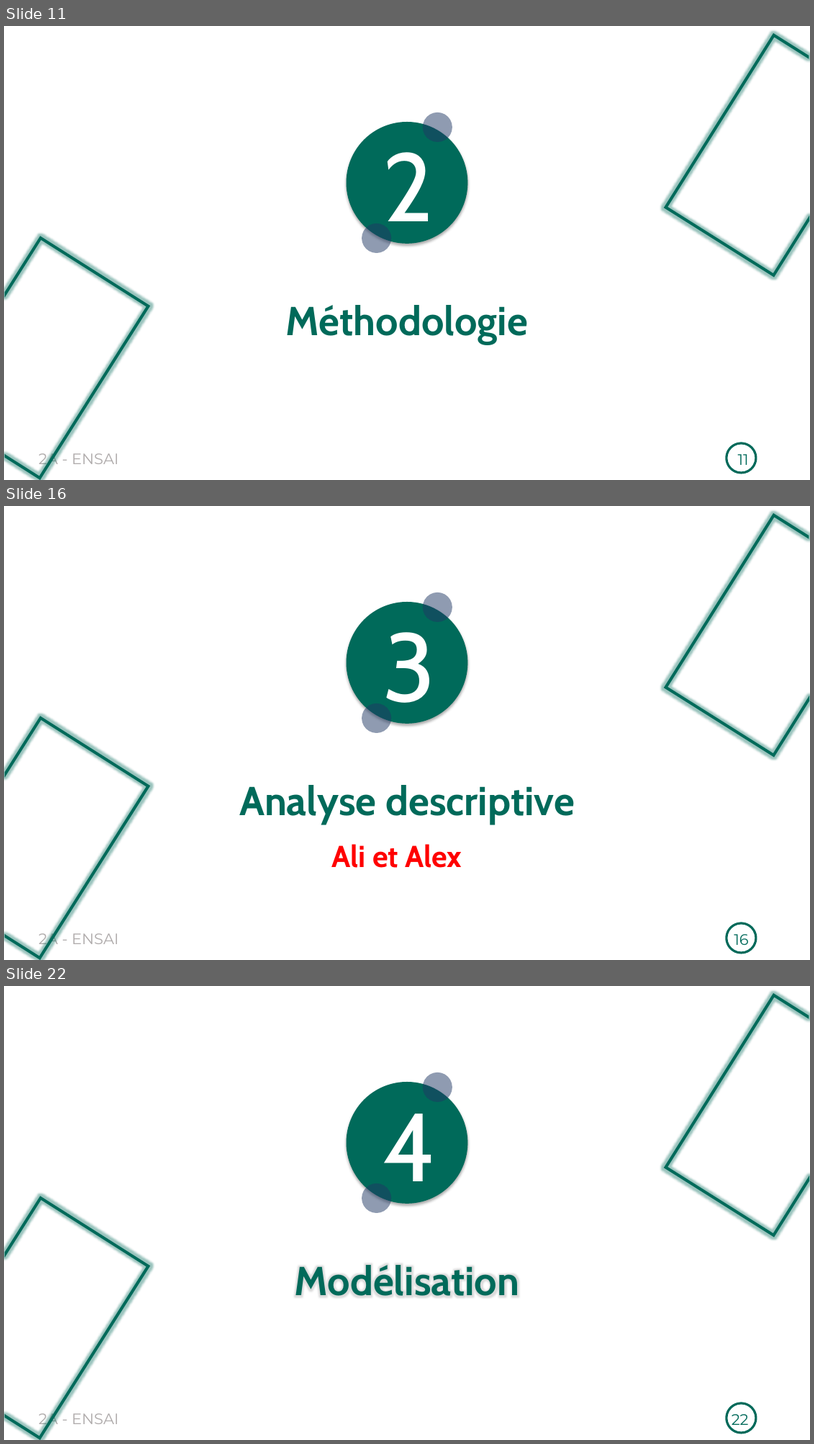
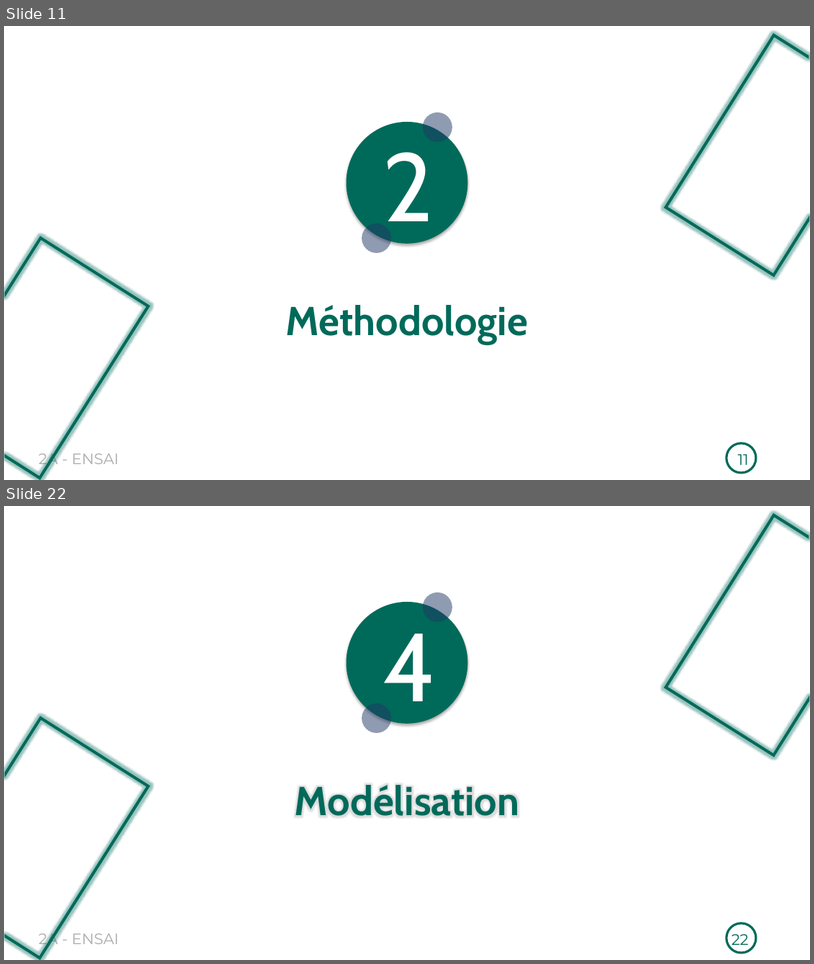
Before and after one commit to Richard-GOZAN/Projet-Stat-2A-Ensai, a slide deck: Présentation/Soutenance_Groupe25.pptx. Shown one above the other, each under a label of ours: slides 11, 16 and 22 before the commit, slides 11 and 22 after it; the slides between them are not shown. The pictures are 814x1444 and 814x964 pixels, drawn with LibreOffice and Linux fonts; fonts in the diff are those of the drawing. Boxes give left, top, right and bottom in pixels: in the first picture for what was removed or moved away, otherwise in the second. Text is boxed around its words. In the diff, an @@ line names an element or a change of style, - is before the commit and + after.

Commit message:
Analyse desc

```diff
--- a/Présentation/Soutenance_Groupe25.pptx
+++ b/Présentation/Soutenance_Groupe25.pptx
@@ slide 16 removed at (x1=4, y1=506, x2=810, y2=960), background #FFFFFF; not listed: 7 template elements that a slide beside it also shows @@
@@ text removed at (x1=383, y1=632, x2=435, y2=722) @@
-3
@@ text removed at (x1=239, y1=785, x2=575, y2=824) @@
-Analyse descriptive
@@ text removed at (x1=332, y1=844, x2=463, y2=867) @@
-Ali et Alex
@@ page number removed at (x1=734, y1=934, x2=748, y2=944) @@
-16
```
Also in this commit, not shown: 5 slides changed, 1 slide added, 1 other file.
